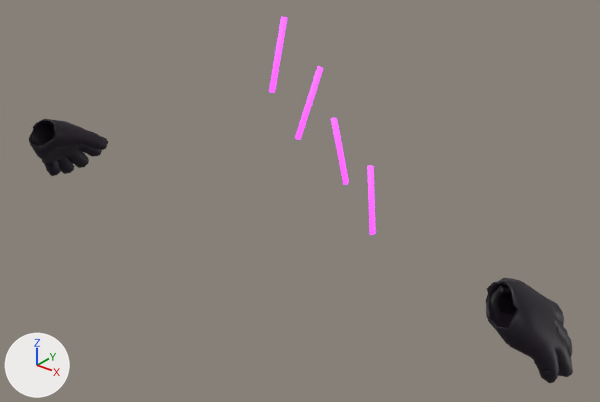
Before and after pictures for a commit that changed the glTF model models/hero_druida_sk_corrompida_gloves.glb.
The view is the same before and after, from a 50 mm lens placed at (0.954, -0.761, 1.896), pointed at (0.136, 0.261, 1.262). Lighting does not change. The marker at lower left points along +X, +Y and +Z. The older version comes first. Where no turn or scale is listed for an object, it has been applied to the vertices.

The older version as bpy lines, for what is in view:
```python
me_cylinder_009 = bpy.data.meshes.new('Cylinder.009')
me_cylinder_009.from_pydata(...)  # 10 vertices, 16 faces; spans x -0.0044..0.0044, y -0.0177..0.017, z -0.0491..0.0493
me_cylinder_009.materials.append(mat_skr_veia)  # purple #d14cff, glowing purple #d14cff
me_cylinder_010 = bpy.data.meshes.new('Cylinder.010')
me_cylinder_010.from_pydata(...)  # 10 vertices, 16 faces; spans x -0.0115..0.0109, y -0.0186..0.019, z -0.0484..0.0486
me_cylinder_010.materials.append(mat_skr_veia)  # purple #d14cff, glowing purple #d14cff
me_cylinder_011 = bpy.data.meshes.new('Cylinder.011')
me_cylinder_011.from_pydata(...)  # 10 vertices, 16 faces; spans x -0.0068..0.0063, y -0.0159..0.0156, z -0.0496..0.0494
me_cylinder_011.materials.append(mat_skr_veia)  # purple #d14cff, glowing purple #d14cff
me_cylinder_012 = bpy.data.meshes.new('Cylinder.012')
me_cylinder_012.from_pydata(...)  # 10 vertices, 16 faces; spans x -0.0057..0.0049, y -0.0079..0.008, z -0.0502..0.0501
me_cylinder_012.materials.append(mat_skr_veia)  # purple #d14cff, glowing purple #d14cff
me_luva = bpy.data.meshes.new('Luva')
me_luva.from_pydata(...)  # 1503 vertices, 2998 faces; spans x -0.631..0.632, y 0.194..0.385, z 1.087..1.267
me_luva.materials.append(mat_skr_corrupto)
ob_faixas = bpy.data.objects.new('Faixas', me_cylinder_009)
ob_faixas.location = (0.258, 0.062, 1.589)
ob_faixas_001 = bpy.data.objects.new('Faixas.001', me_cylinder_010)
ob_faixas_001.location = (0.31, 0.063, 1.532)
ob_faixas_002 = bpy.data.objects.new('Faixas.002', me_cylinder_011)
ob_faixas_002.location = (0.361, 0.064, 1.476)
ob_faixas_003 = bpy.data.objects.new('Faixas.003', me_cylinder_012)
ob_faixas_003.location = (0.413, 0.065, 1.42)
ob_luva = bpy.data.objects.new('Luva', me_luva)
ob_luva.location = (0.0, 0.0, 0.0)
```
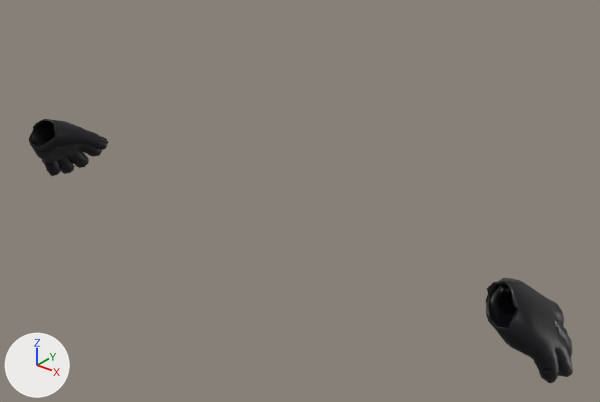
What the commit changed:
Object 'Faixas' (ob_faixas) is deleted.
Object 'Faixas.001' (ob_faixas_001) is deleted.
Object 'Faixas.002' (ob_faixas_002) is deleted.
Object 'Faixas.003' (ob_faixas_003) is deleted.

Boxes (x1, y1, x2, y2) around the edits, measured in the pictures (600 x 402 px):
'Faixas', deleted (purple)
    before: (269, 17, 287, 93)
'Faixas.001', deleted (purple)
    before: (295, 66, 323, 140)
'Faixas.003', deleted (purple)
    before: (367, 165, 376, 235)
'Faixas.002', deleted (purple)
    before: (331, 117, 349, 185)
